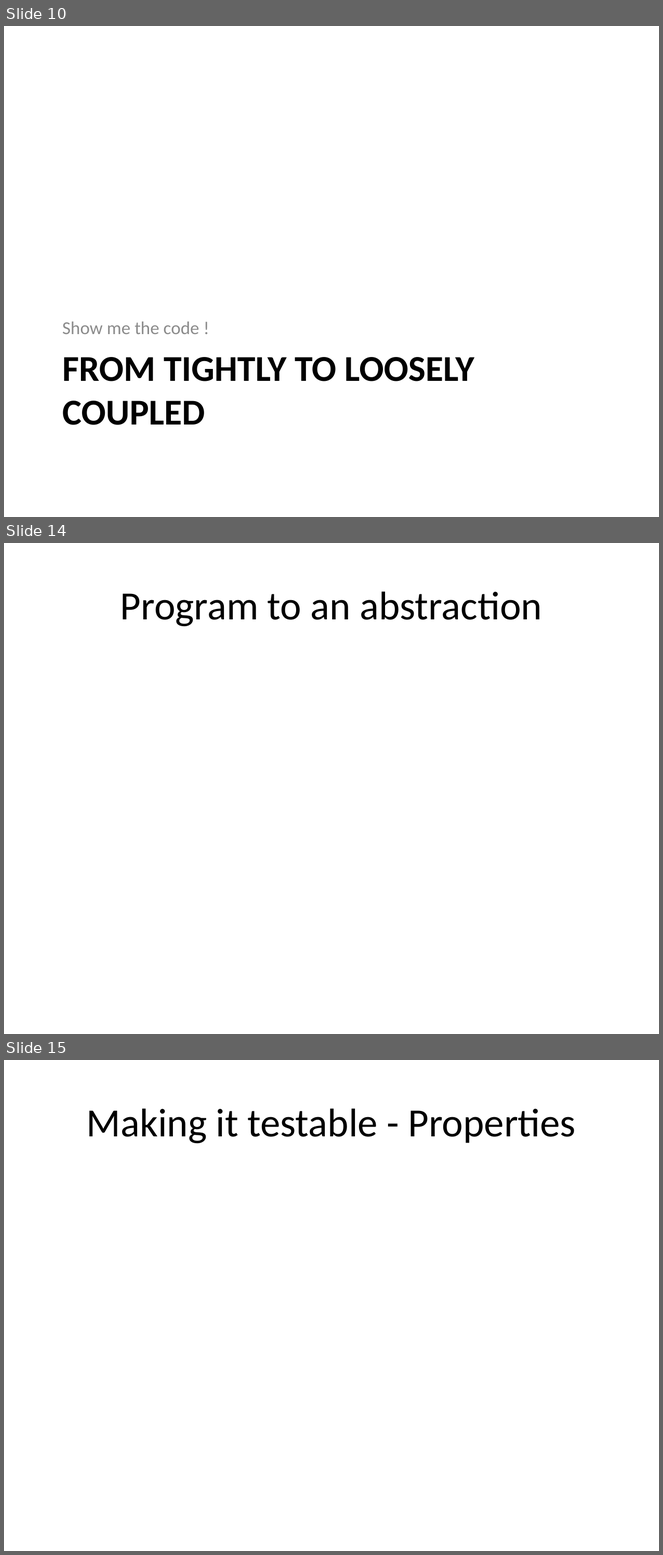
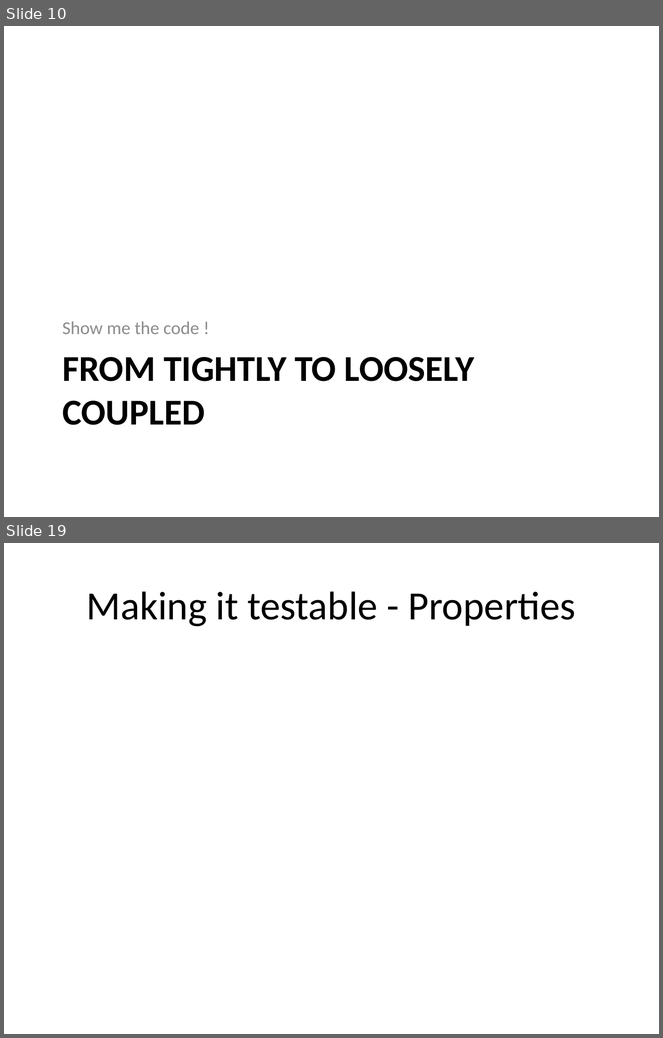
Before and after one commit to tsimbalar/DependencyInjectionTheRightWay, a slide deck: Dependency Injection - the right way.pptx. Shown one above the other, each under a label of ours: slides 10, 14 and 15 before the commit, slides 10 and 19 after it; the slides between them are not shown. The pictures are 663x1555 and 663x1038 pixels, drawn with LibreOffice and Linux fonts; fonts in the diff are those of the drawing. Boxes give left, top, right and bottom in pixels: in the first picture for what was removed or moved away, otherwise in the second. Text is boxed around its words. In the diff, an @@ line names an element or a change of style, - is before the commit and + after.

```diff
--- a/Dependency Injection - the right way.pptx
+++ b/Dependency Injection - the right way.pptx
@@ slide 14 removed at (x1=4, y1=543, x2=659, y2=1034), background #FFFFFF @@
@@ title removed at (x1=120, y1=591, x2=543, y2=627) @@
-Program to an abstraction
@@ what was slide 15 is now slide 19 @@
```
Also in this commit, not shown: 5 slides changed, 5 slides added.
